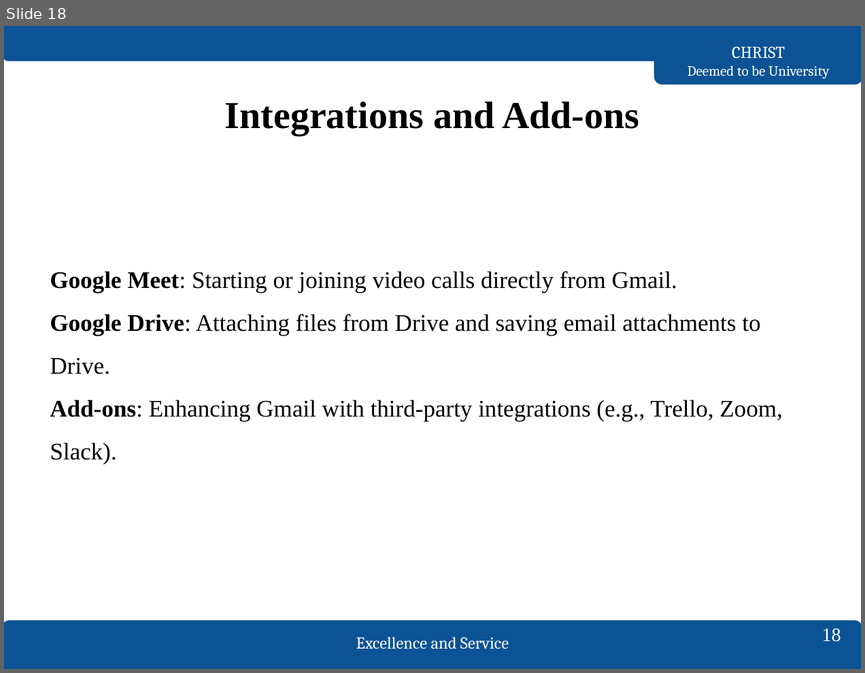
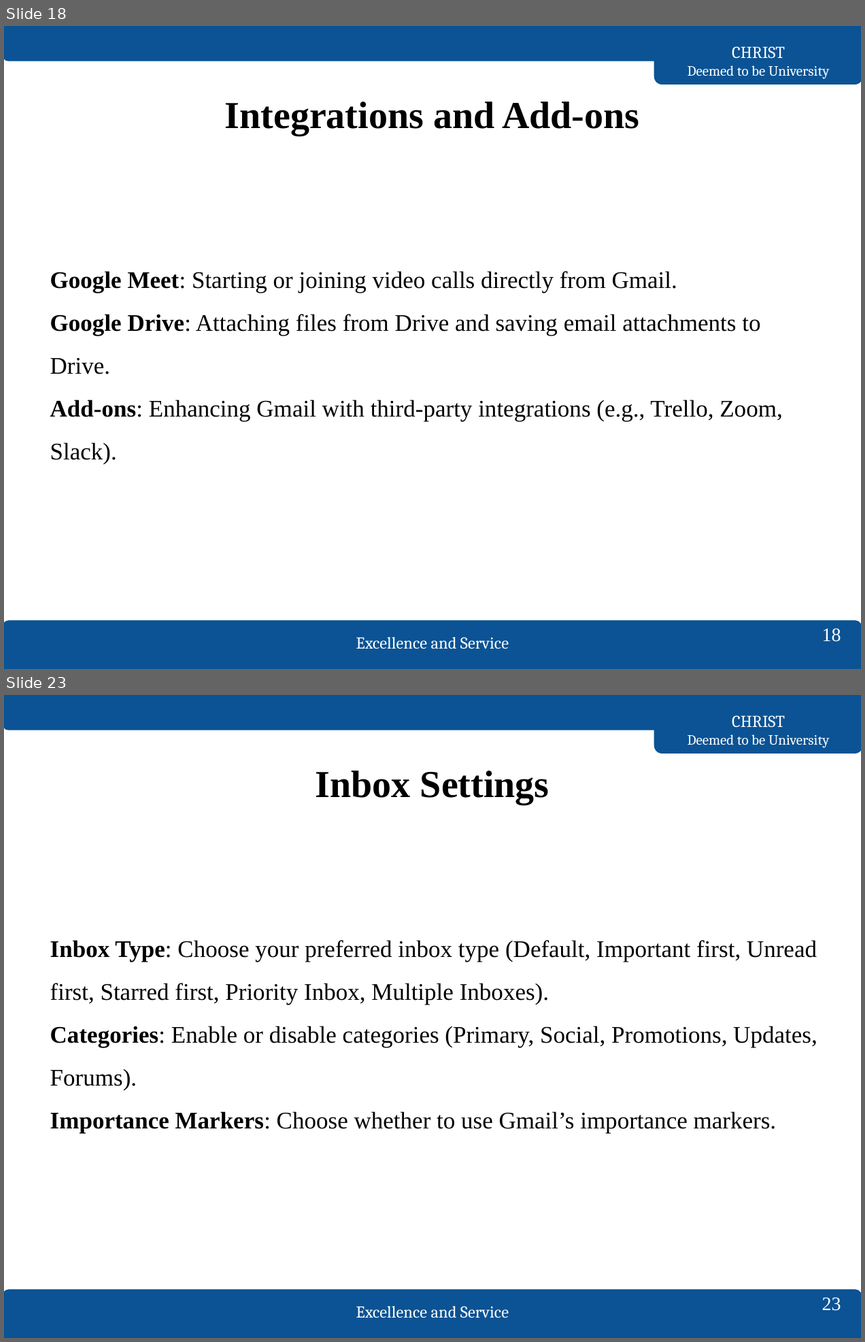
Before and after one commit to kavaskar786/4th_sem, a slide deck: digital mission/unit_1/ProjectPresentationTemplate.pptx. Shown one above the other, each under a label of ours: slide 18 before the commit, slides 18 and 23 after it; the slides between them are not shown. The pictures are 865x673 and 865x1342 pixels, drawn with LibreOffice and Linux fonts; fonts in the diff are those of the drawing. Boxes give left, top, right and bottom in pixels: in the first picture for what was removed or moved away, otherwise in the second. Text is boxed around its words. In the diff, an @@ line names an element or a change of style, - is before the commit and + after.

```diff
--- a/digital mission/unit_1/ProjectPresentationTemplate.pptx
+++ b/digital mission/unit_1/ProjectPresentationTemplate.pptx
@@ slide 23 added at bbox=[4, 695, 861, 1338], background #FFFFFF; not listed: 5 template elements that a slide beside it also shows @@
@@ title added at bbox=[315, 770, 549, 804], 32 pt, text #000000, bold @@
+Inbox Settings
@@ text added at bbox=[50, 940, 817, 1133], 20 pt, text #000000 @@
+Inbox Type: Choose your preferred inbox type (Default, Important first, Unread first, Starred first, Priority Inbox, Multiple Inboxes).
+Categories: Enable or disable categories (Primary, Social, Promotions, Updates, Forums).
+Importance Markers: Choose whether to use Gmail’s importance markers.
@@ page number added at bbox=[822, 1297, 841, 1310], 16 pt, text #FFFFFF @@
+23
```
Also in this commit, not shown: 1 slide changed, 15 other slides added, 2 other files.
